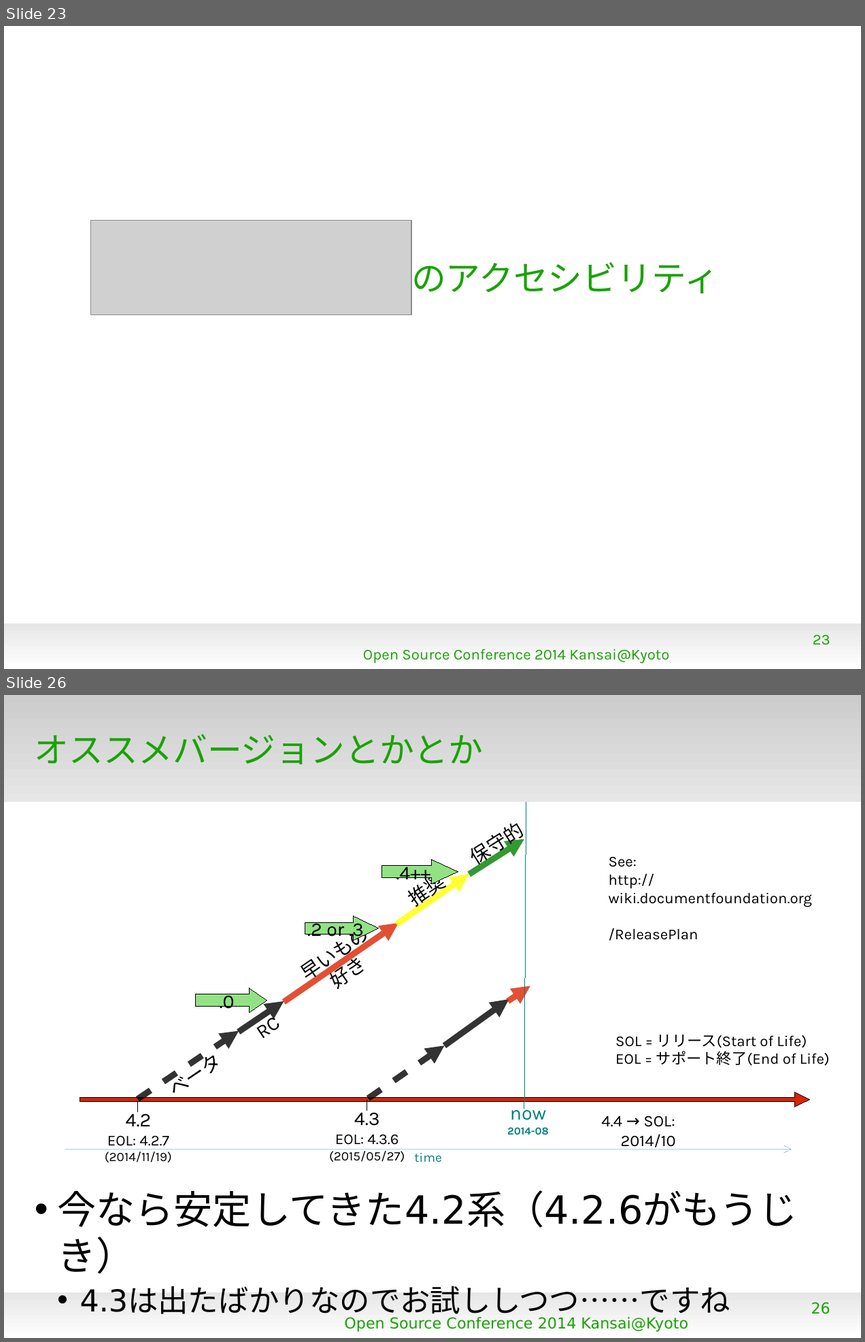
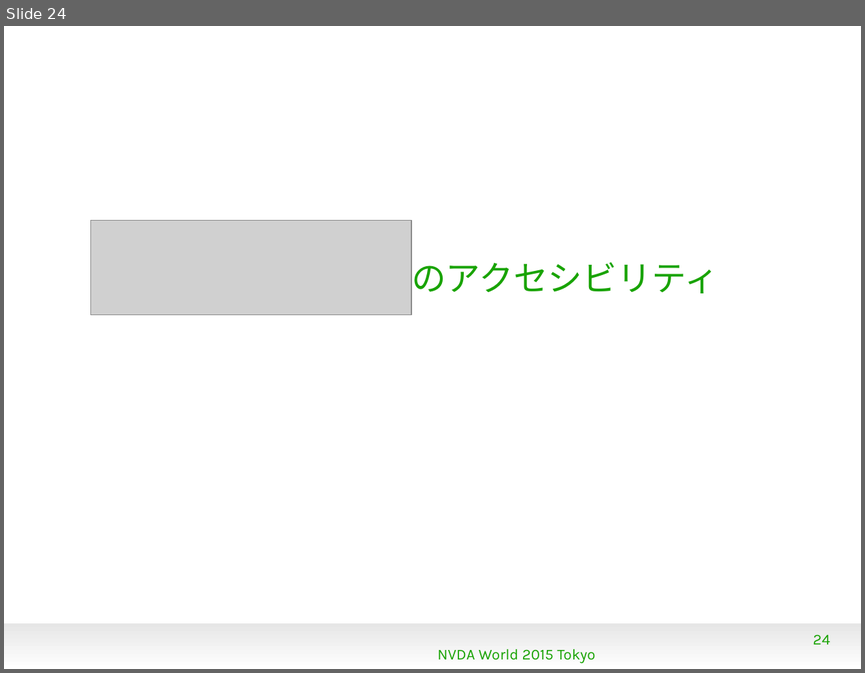
Before and after one commit to naruoga/KantoLibreOffice, a slide deck: others/NVDAworld2015.odp. Shown one above the other, each under a label of ours: slides 23 and 26 before the commit, slide 24 after it; the slides between them are not shown. The pictures are 865x1342 and 865x673 pixels, drawn with LibreOffice and Linux fonts; fonts in the diff are those of the drawing; grey boxes stand for pictures; background and template pictures are left out. Boxes give left, top, right and bottom in pixels: in the first picture for what was removed or moved away, otherwise in the second. Text is boxed around its words. In the diff, an @@ line names an element or a change of style, - is before the commit and + after.

```diff
--- a/others/NVDAworld2015.odp
+++ b/others/NVDAworld2015.odp
@@ slide 26 removed at (4, 695, 861, 1338), background #FFFFFF; not listed: 1 template element that a slide beside it also shows @@
@@ rectangle removed at (4, 695, 861, 802) @@
@@ title removed at (35, 734, 483, 764) @@
-オススメバージョンとかとか
@@ group removed at (65, 802, 830, 1162): 9 lines, 6 texts, 4 right arrows, 3 arrows @@
-See:
-http://wiki.documentfoundation.org
-/ReleasePlan
-master
-保守的
-ベータ
-RC
-早いもの
-好き
-推奨
-.0
-.2 or .3
-.4++
-4.2
-EOL: 4.2.7
-(2014/11/19)
-now
-2014-08
-time
-SOL = リリース(Start of Life)
-EOL = サポート終了(End of Life)
-4.3
-EOL: 4.3.6
-(2015/05/27)
-4.4 → SOL:
-2014/10
@@ text removed at (57, 1190, 797, 1318) @@
-• 今なら安定してきた4.2系（4.2.6がもうじき）
-  • 4.3は出たばかりなのでお試ししつつ……ですね
@@ page number removed at (811, 1302, 830, 1314) @@
-26
@@ text removed at (344, 1317, 688, 1331) @@
-Open Source Conference 2014 Kansai@Kyoto
@@ what was slide 23 is now slide 24 @@
@@ slide 24 changed as well @@
@@ page number at (813, 635, 830, 644): text changed @@
-23
+24
@@ text at (437, 649, 595, 663): text changed @@
-Open Source Conference 2014 Kansai@Kyoto
+NVDA World 2015 Tokyo
```
Also in this commit, not shown: 20 other slides changed, 3 slides added, 18 other slides removed.
